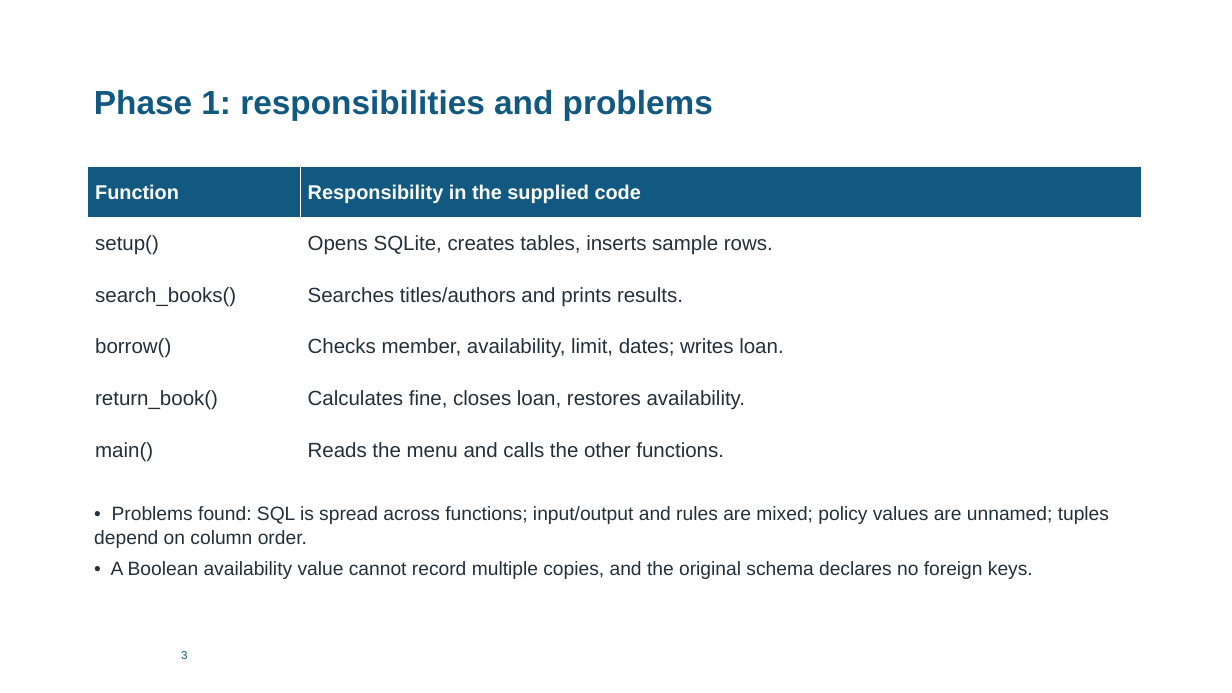
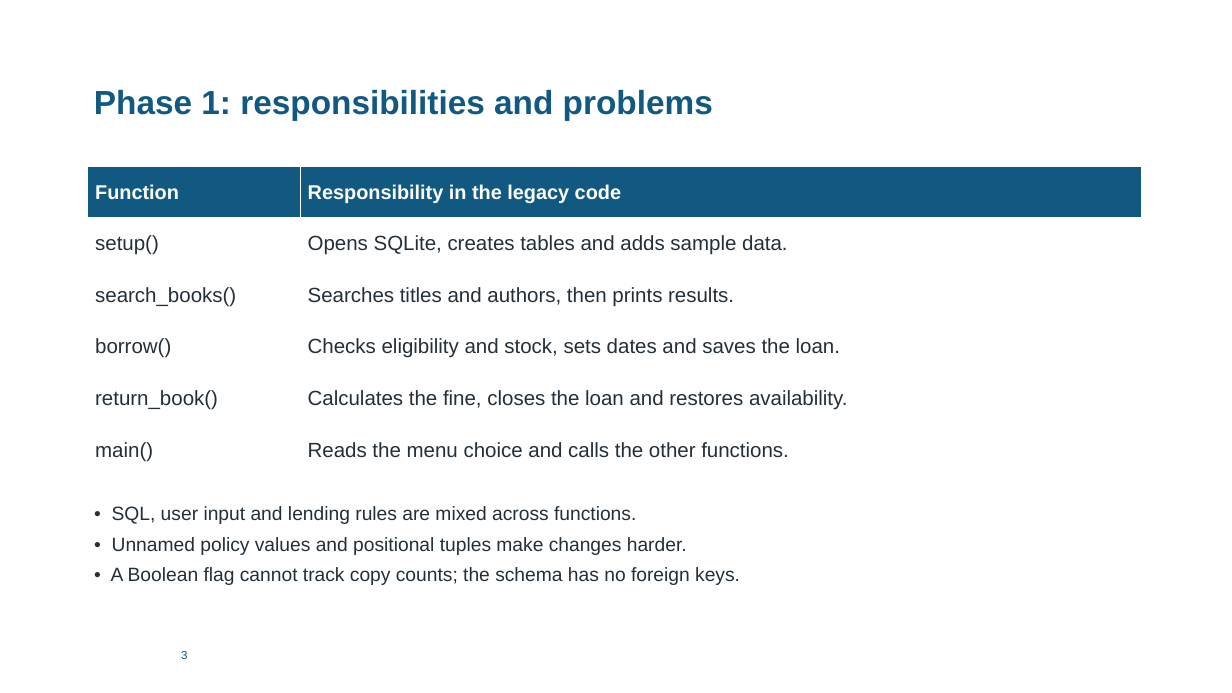
Before and after one commit to jurialamri6-eng/SE431-repository, a slide deck: slide 5 of Presentation/SE431_Presentation.pptx. Drawn at 1232x693 pixels with LibreOffice and Linux fonts; fonts in the diff are those of the drawing. Boxes give left, top, right and bottom in pixels: in the first picture for what was removed or moved away, otherwise in the second. Text is boxed around its words. In the diff, an @@ line names an element or a change of style, - is before the commit and + after.

Commit message:
09 Prepare current submission and record fresh verification
Update the current report, presentation and demonstration. Remove optional reference copies and preview assets from the current tree. Record fresh 33-test verification and quality measurements. Preserve the eight existing commits and their recorded authors and dates.

```diff
--- a/Presentation/SE431_Presentation.pptx
+++ b/Presentation/SE431_Presentation.pptx
@@ table at [88,166,1141,476] @@
-row 1, column 2: Responsibility in the supplied code
+row 1, column 2: Responsibility in the legacy code
-row 2, column 2: Opens SQLite, creates tables, inserts sample rows.
+row 2, column 2: Opens SQLite, creates tables and adds sample data.
-row 3, column 2: Searches titles/authors and prints results.
+row 3, column 2: Searches titles and authors, then prints results.
-row 4, column 2: Checks member, availability, limit, dates; writes loan.
+row 4, column 2: Checks eligibility and stock, sets dates and saves the loan.
-row 5, column 2: Calculates fine, closes loan, restores availability.
+row 5, column 2: Calculates the fine, closes the loan and restores availability.
-row 6, column 2: Reads the menu and calls the other functions.
+row 6, column 2: Reads the menu choice and calls the other functions.
@@ text at [111,506,740,585]: text changed @@
-• Problems found: SQL is spread across functions; input/output and rules are mixed; policy values are unnamed; tuples depend on column order.
-• A Boolean availability value cannot record multiple copies, and the original schema declares no foreign keys.
+• SQL, user input and lending rules are mixed across functions.
+• Unnamed policy values and positional tuples make changes harder.
+• A Boolean flag cannot track copy counts; the schema has no foreign keys.
```
Also in this commit, not shown: 11 other slides changed, 1 slide added, 1 slide removed, 55 other files.
